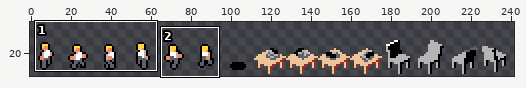
Two versions of one sprite sheet, assets/images/char.png. Above, an overview of the earlier version with the close-up marked.
Close-up. Before:
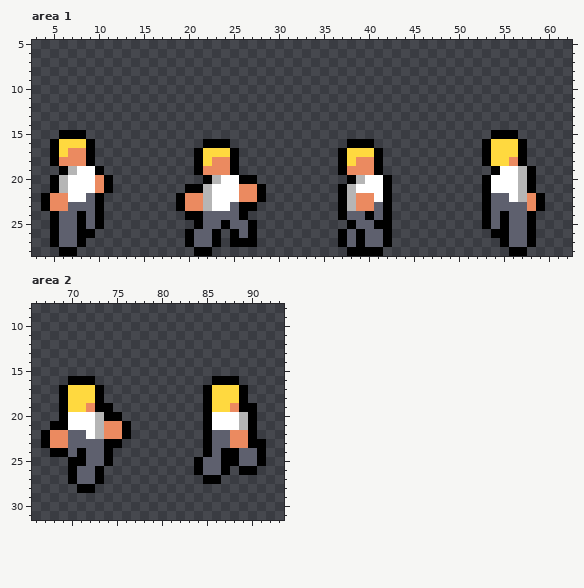
The file is 256x32 pixels. Shown: area 1: x 3..62, y 5..28; area 2: x 66..93, y 8..31. The wide view leaves out empty margins.
After:
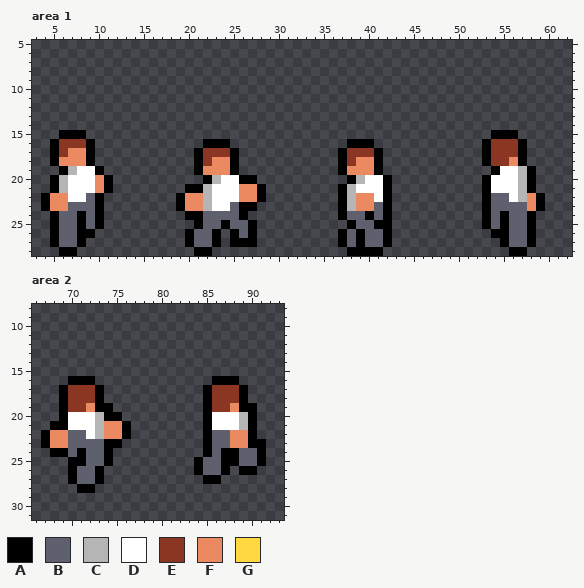
Palette (. is transparent): A #000000  B #5e606e  C #b5b5b5  D #ffffff  E #8a3622  F #eb8a60  G #ffd93f
Difference:
Area 1:
Colour G becomes colour E in row 16 at x 6 to 8 and 54 to 56; in row 17 at x 6, 22 to 24, 38 to 40 and 54 to 56; in row 18 at x 22, 38 and 54 to 55.
Area 2:
Colour G becomes colour E in rows 17 to 18 at x 70 to 72 and 86 to 88; in row 19 at x 70 to 71 and 86 to 87.
Where, in picture pixels (left, top, right, bottom), the same in both close-ups:
changed: (59, 139, 86, 157)
changed: (491, 139, 518, 166)
changed: (203, 148, 230, 166)
changed: (347, 148, 374, 166)
changed: (68, 385, 95, 412)
changed: (212, 385, 239, 412)
